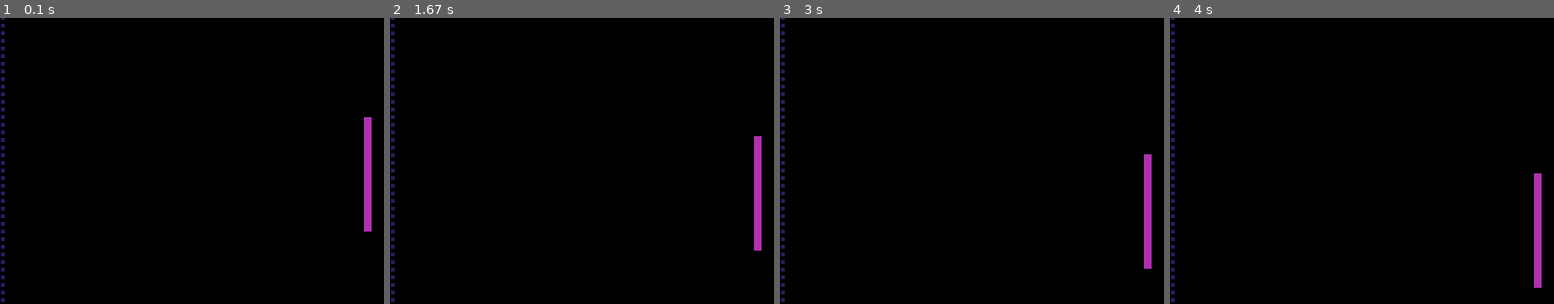
Above: before the commit, frames 1-4 (left to right).
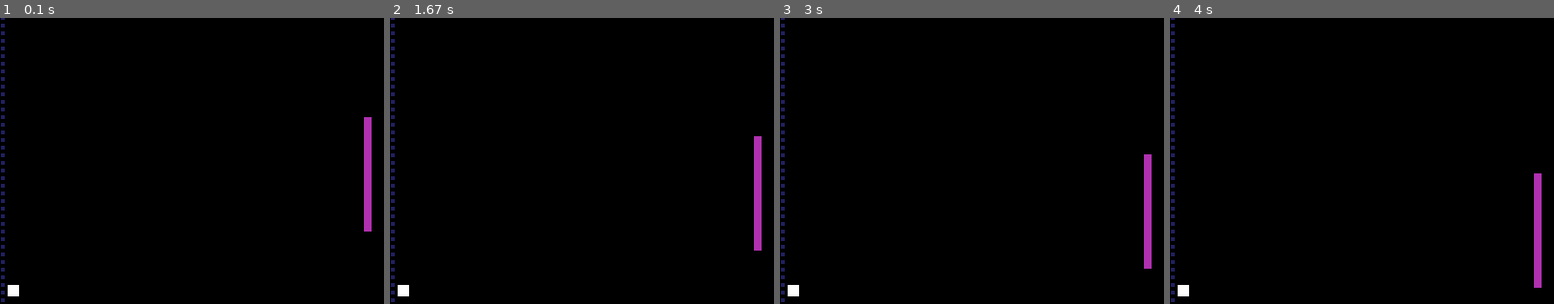
Above: after the commit, the same moments.

Repository: mwoitek/pygame-pong
Game: pygame game, started from src/main.py
Two runs of this game, one before a commit and one after it. Both use one fixed random seed, a clock stepped at 60 frames per second and the inputs below.
Inputs:
- Up to frame 1 (0.1 s): no input
- Up to frame 2 (1.67 s): tap W at 0.33, 0.73, 1.03, 1.23, 1.57 s; tap I at 1.32 s
- Up to frame 3 (3 s): tap W at 1.87, 2.07, 2.37, 2.63, 2.97 s; tap E at 2.15 s; tap I at 2.72 s
- Up to frame 4 (4 s): tap W at 3.27, 3.8 s; tap I at 3.88 s
The pictures show only the part of the screen within x 50-100%, y 23-73%; the shares and areas given below are measured in that part.

The runs differ from the first frame. In frame 1, 0.1% of the frame differs, in the area x 1-5%, y 93-98%; in frame 2, 0.1%; in frame 3, 0.1%; in frame 4, 0.1%.

Commit message:
Render ball

Diff:
--- a/src/main.py
+++ b/src/main.py
@@ -26,6 +26,8 @@
 
 FPS = 60
 MAX_FRAME_TIME = 0.25
+
+random.seed(a=60693174)
 
 
 class Arena:
@@ -196,6 +198,8 @@
 class Ball:
     def __init__(
         self,
+        /,
+        *,
         square_side: int,
         color: pg.typing.ColorLike = "white",
     ) -> None:
@@ -204,7 +208,7 @@
         self.rect = pg.FRect(0, 0, square_side, square_side)
         side = random.choice(["left", "right"])
         self.set_random_position(side)  # pyright: ignore[reportArgumentType]
-        # TODO: finish
+        self.surf = self._get_surface()
 
     def set_random_position(self, side: Side) -> None:
         if side == "left":
@@ -218,6 +222,14 @@
         self.rect.x = random.uniform(x_min, x_max)
         self.rect.y = random.uniform(y_min, y_max)
 
+    def _get_surface(self) -> pg.Surface:
+        surf = pg.Surface(self.rect.size)
+        surf.fill(self.color)
+        return surf
+
+    def render(self, screen: pg.Surface) -> None:
+        screen.blit(self.surf, self.rect)
+
 
 PLAYER_KEYBINDINGS = [
     {
@@ -240,6 +252,7 @@
         divider: Divider,
         paddle_left: Paddle,
         paddle_right: Paddle,
+        ball: Ball,
         fps: int = FPS,
     ) -> None:
         self.is_running = False
@@ -247,6 +260,7 @@
         self.divider = divider
         self.paddle_left = paddle_left
         self.paddle_right = paddle_right
+        self.ball = ball
         self.dt = 1 / fps
         self._action_buffers = [ActionBuffer() for _ in range(len(PLAYER_KEYBINDINGS))]
 
@@ -292,6 +306,7 @@
         self.divider.render(self.screen)
         self.paddle_left.render(self.screen)
         self.paddle_right.render(self.screen)
+        self.ball.render(self.screen)
         pg.display.flip()
 
 
@@ -301,5 +316,6 @@
         divider=Divider(square_side=4, color=DARK_BLUE),
         paddle_left=Paddle(side="left", color=CYAN),
         paddle_right=Paddle(side="right", color=FUCHSIA),
+        ball=Ball(square_side=12),
     )
     game.run()
